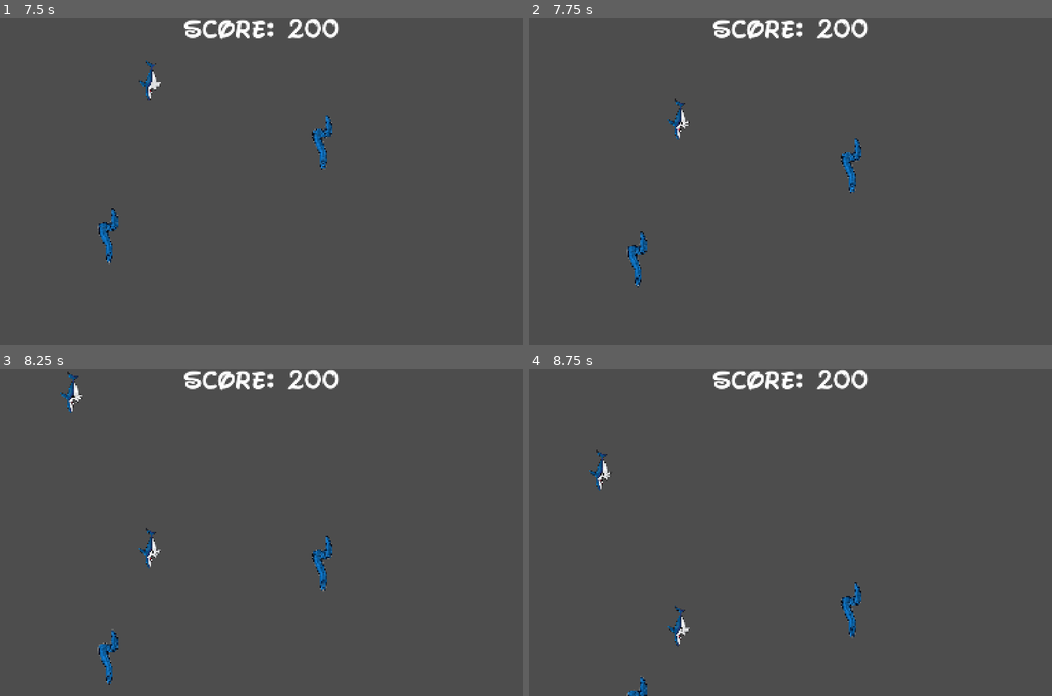
Above: before the commit, frames 1-4 (two rows, left to right).
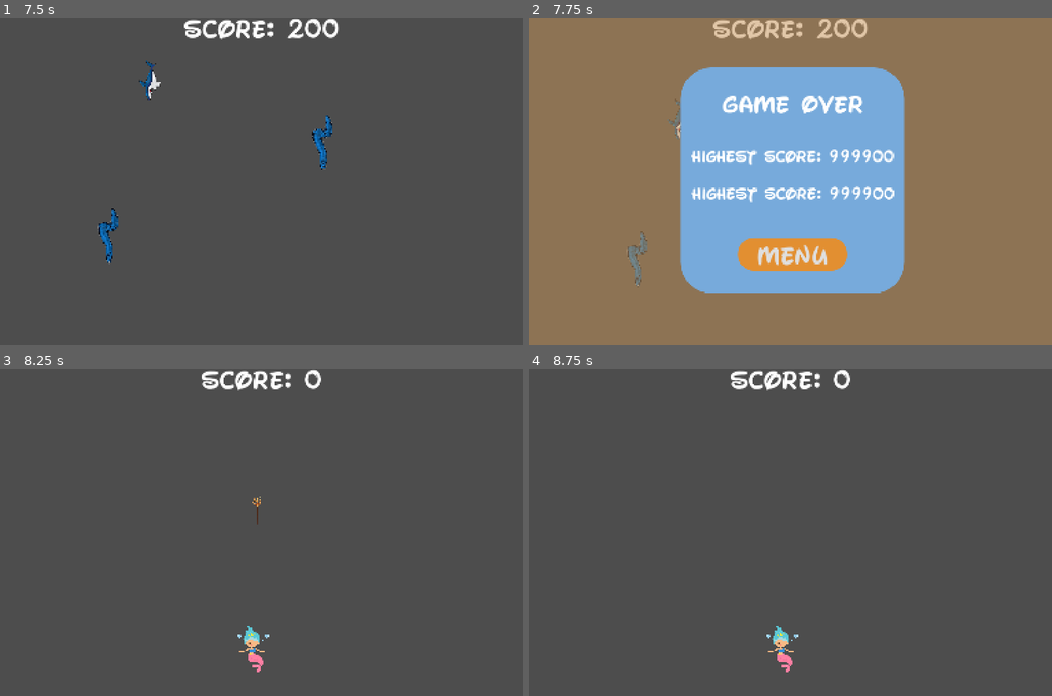
Above: after the commit, the same moments.

Repository: mnurbol-glitch/A-Mermaids-Tale
Game: Godot game, scene res://scenes/Game_Madina.tscn
Same seed, same stepped clock (60 frames per second), same inputs: the game is played once before the commit and once after it.
Inputs (mouse positions are in pixels of both pictures, inside the frame that each line leads up to):
- Up to frame 1 (7.5 s): tap Enter at 0.5 s; hold Right (move_right) 0.53-1.28 s; hold Space (shoot) 0.53-1.28 s; hold Down (move_down) 1.28-2.03 s; tap Space (shoot) every 1.5 s from 1.35 to 7.35 s; hold Right (move_right) 2.03-2.78 s; hold Space (shoot) 2.03-2.78 s; hold Up (move_up) 2.78-3.53 s; hold Space (shoot) 3.53-4.28 s; hold Left (move_left) 3.53-5.03 s; hold Down (move_down) 5.03-5.78 s; hold Space (shoot) 5.03-5.78 s; hold Right (move_right) 5.78-6.53 s; hold Up (move_up) 6.53-7.28 s; hold Space (shoot) 6.53-7.28 s; hold Right (move_right) from 7.28 s (still down)
- Up to frame 2 (7.75 s): keep holding Right (move_right)
- Up to frame 3 (8.25 s): release Right (move_right) at 8 s; click (261, 604) at 8 s, where only the run after the commit has a clickable "MENU"
- Up to frame 4 (8.75 s): no input

Frame 1 is identical in both runs. In frame 2, 100% of the frame differs, in the area x 0-100%, y 0-100%; in frame 3, 2.1%; in frame 4, 1.9%.

Commit message:
fizza + madina seperate lvls done

Diff:
--- a/a-mermaids-tale-game/scenes/Game_Fizza.tscn
+++ b/a-mermaids-tale-game/scenes/Game_Fizza.tscn
@@ -16,6 +16,7 @@
 [node name="HUD" parent="UILayer" unique_id=841911485 instance=ExtResource("4_oxrx0")]
 
 [node name="GameOverScreen" parent="UILayer" unique_id=577975118 instance=ExtResource("5_f4ixe")]
+visible = false
 
 [node name="EnemySpawnTimer" type="Timer" parent="." unique_id=1525480864]
 autostart = true
--- a/a-mermaids-tale-game/scenes/Game_Madina.tscn
+++ b/a-mermaids-tale-game/scenes/Game_Madina.tscn
@@ -5,6 +5,7 @@
 [ext_resource type="PackedScene" uid="uid://b3vr4cml6scqh" path="res://scenes/trident.tscn" id="3_iw4op"]
 [ext_resource type="PackedScene" uid="uid://b2u1kmt4p3cd4" path="res://scenes/hud.tscn" id="4_cdrme"]
 [ext_resource type="PackedScene" uid="uid://dgkac0hhan15u" path="res://scenes/enemyMadina.tscn" id="4_nfoa1"]
+[ext_resource type="PackedScene" uid="uid://8mjbxi8722uj" path="res://scenes/game_over_screen.tscn" id="5_ekglo"]
 [ext_resource type="PackedScene" uid="uid://bhhj2by12h0r8" path="res://scenes/diver_enemyMadina.tscn" id="5_s53ro"]
 
 [node name="Game_lvl1_Madina" type="Node2D" unique_id=1845959821]
@@ -14,6 +15,9 @@
 [node name="UILayer" type="CanvasLayer" parent="." unique_id=1787005062]
 
 [node name="HUD" parent="UILayer" unique_id=841911485 instance=ExtResource("4_cdrme")]
+
+[node name="GameOverScreen" parent="UILayer" unique_id=577975118 instance=ExtResource("5_ekglo")]
+visible = false
 
 [node name="EnemySpawnTimer" type="Timer" parent="." unique_id=1525480864]
 autostart = true
--- a/a-mermaids-tale-game/scenes/game_over_screen.tscn
+++ b/a-mermaids-tale-game/scenes/game_over_screen.tscn
@@ -1,5 +1,6 @@
 [gd_scene format=3 uid="uid://8mjbxi8722uj"]
 
+[ext_resource type="Script" uid="uid://cvyf0o2a112sq" path="res://scripts/game_over_screen.gd" id="1_61w2s"]
 [ext_resource type="FontFile" uid="uid://dhinf5ol0usek" path="res://assets/waltographUI.ttf" id="1_iwahs"]
 
 [sub_resource type="StyleBoxFlat" id="StyleBoxFlat_4vnjk"]
@@ -35,6 +36,7 @@
 anchor_bottom = 1.0
 grow_horizontal = 2
 grow_vertical = 2
+script = ExtResource("1_61w2s")
 
 [node name="ColorRect" type="ColorRect" parent="." unique_id=1854486487]
 layout_mode = 1
@@ -108,7 +110,7 @@
 label_settings = SubResource("LabelSettings_jw6e5")
 horizontal_alignment = 1
 
-[node name="Button" type="Button" parent="Panel" unique_id=67005633]
+[node name="RestartButton" type="Button" parent="Panel" unique_id=67005633]
 layout_mode = 1
 anchors_preset = 7
 anchor_left = 0.5
@@ -125,3 +127,5 @@
 theme_override_font_sizes/font_size = 80
 theme_override_styles/normal = SubResource("StyleBoxFlat_wa2qn")
 text = "MENU"
+
+[connection signal="pressed" from="Panel/RestartButton" to="." method="_on_restart_button_pressed"]
--- a/a-mermaids-tale-game/scripts/game_madina.gd
+++ b/a-mermaids-tale-game/scripts/game_madina.gd
@@ -7,6 +7,7 @@
 @onready var timer = $EnemySpawnTimer
 @onready var enemy_container = $EnemyContainer
 @onready var hud = $UILayer/HUD
+@onready var gos = $UILayer/GameOverScreen
 
 var player = null
 var score := 0:
@@ -20,6 +21,7 @@
 	assert(player!=null)
 	player.global_position = player_spawn_pos.global_position
 	player.trident_shot.connect(_on_player_trident_shot)
+	player.killed.connect(_on_player_killed)
 
 func _process(_delta):
 	if Input.is_action_just_pressed("quit"):
@@ -41,3 +43,7 @@
 func _on_enemy_killed(points):
 	score += points
 	print(score)
+
+func _on_player_killed():
+	await get_tree().create_timer(1.5).timeout
+	gos.visible = true
--- /dev/null
+++ b/a-mermaids-tale-game/scripts/game_over_screen.gd
@@ -0,0 +1,10 @@
+extends Control
+
+func _on_restart_button_pressed() -> void:
+	get_tree().reload_current_scene()
+
+func set_score(value):
+	$Panel/Score.text = "Score: " + str(value)
+
+func set_high_score(value):
+	$Panel/HighScore.text = "Highest Score: " + str(value)
--- a/a-mermaids-tale-game/scripts/player.gd
+++ b/a-mermaids-tale-game/scripts/player.gd
@@ -1,6 +1,7 @@
 class_name Player extends CharacterBody2D
 
 signal trident_shot(trident_scene, location)
+signal killed
 
 @export var speed = 600
 @export var rate_of_fire := 0.2
@@ -30,4 +31,5 @@
 	trident_shot.emit(trident_scene, muzzle.global_position)
 
 func die():
-		queue_free()
+	killed.emit()
+	queue_free()
Renamed: a-mermaids-tale-game/scenes/enemy.png -> a-mermaids-tale-game/assets/enemy (2).png
Not shown, changed: a-mermaids-tale-game/assets/enemy (2).png.import
Not shown, added: a-mermaids-tale-game/scripts/game_over_screen.gd.uid
